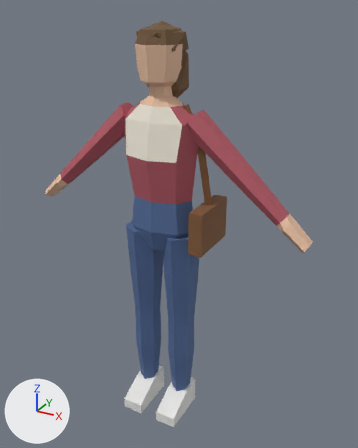
What one commit did to the FBX model Assets/Character/Visitor_Daughter/Visitor_Daughter.fbx.
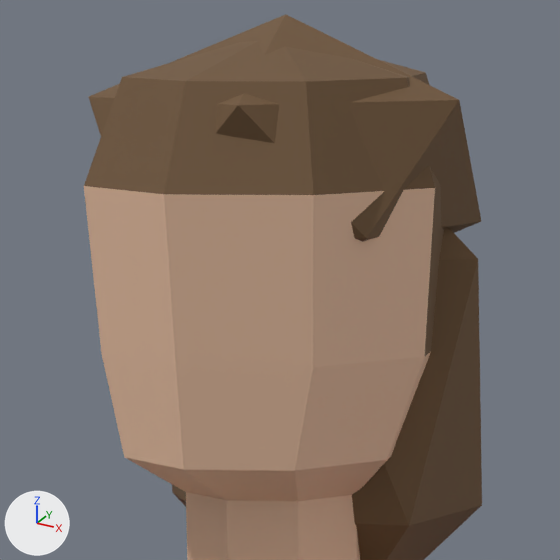
Each version is shown whole from a camera (50 mm lens) standing at (0.963, -1.614, 1.734) and looking at (0.049, 0.047, 0.903), then close up on the part from 34% to 56% of the width and 4% to 21% of the height. The lights are fixed; the arrows at lower left show +X, +Y and +Z. The older version's two pictures come first.

Objects in the first close-up: 'Visitor_Daughter'.
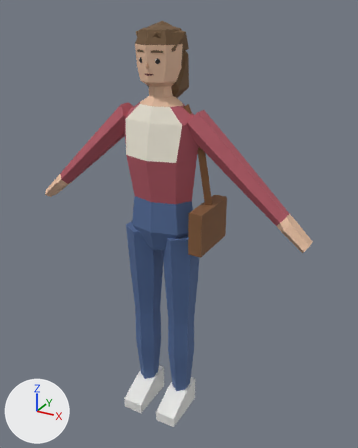
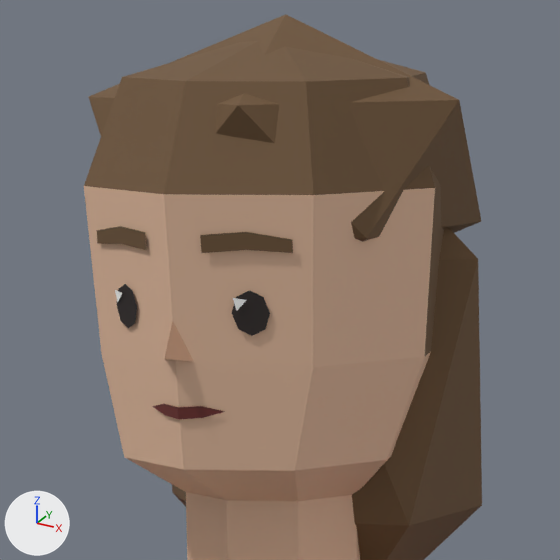
Where the change shows, as pixel boxes (x1, y1, x2, y2) in the close-ups (560 x 560 px):
part 1 of me_visitor_daughter, added
    after: (96, 226, 293, 419)

Diff of the bpy script that builds the scene:
```diff
--- a/Assets/Character/Visitor_Daughter/Visitor_Daughter.fbx.py
+++ b/Assets/Character/Visitor_Daughter/Visitor_Daughter.fbx.py
@@ img_facepalette_png @@
+img_facepalette_png = load_image('FacePalette.png', '../Face/FacePalette.png', 32, 16, 'sRGB')
@@ mat_visitor_daughter_face @@
+mat_visitor_daughter_face = principled_material('Visitor_Daughter_Face')
+mat_visitor_daughter_face.texture = img_facepalette_png
+mat_visitor_daughter_face.roughness = 0.55
@@ me_visitor_daughter @@
 # used by ob_visitor_daughter; location = (0.0, 0.0, 0.0)
-me_visitor_daughter.from_pydata(...)  # 297 vertices, 286 faces; spans x -0.61..0.61, y -0.15..0.13, z 0.0..1.69
+me_visitor_daughter.from_pydata(...)  # 377 vertices, 347 faces; spans x -0.61..0.61, y -0.15..0.13, z 0.0..1.69
+# me_visitor_daughter part 1
+# 80 vertices are added at x -0.05..0.05, y -0.1..-0.07, z 1.51..1.6
+# 53 new faces join them, mat_visitor_daughter_face (picture img_facepalette_png)
+# 8 new faces join them, mat_visitor_daughter_hair (brown #6f5538)
 me_visitor_daughter.materials.append(mat_visitor_daughter_bottom)
@@ me_visitor_daughter @@
 me_visitor_daughter.materials.append(mat_visitor_daughter_bag)
+me_visitor_daughter.materials.append(mat_visitor_daughter_face)  # picture img_facepalette_png
```
